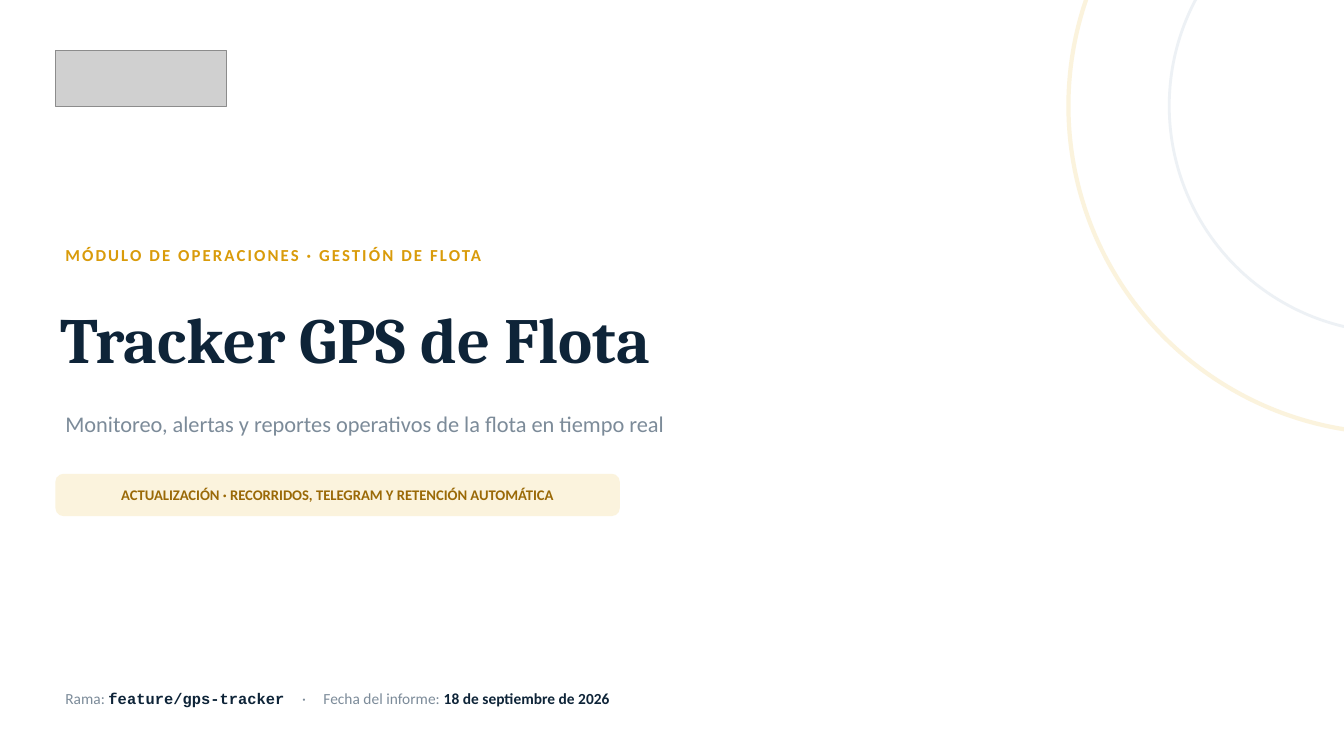
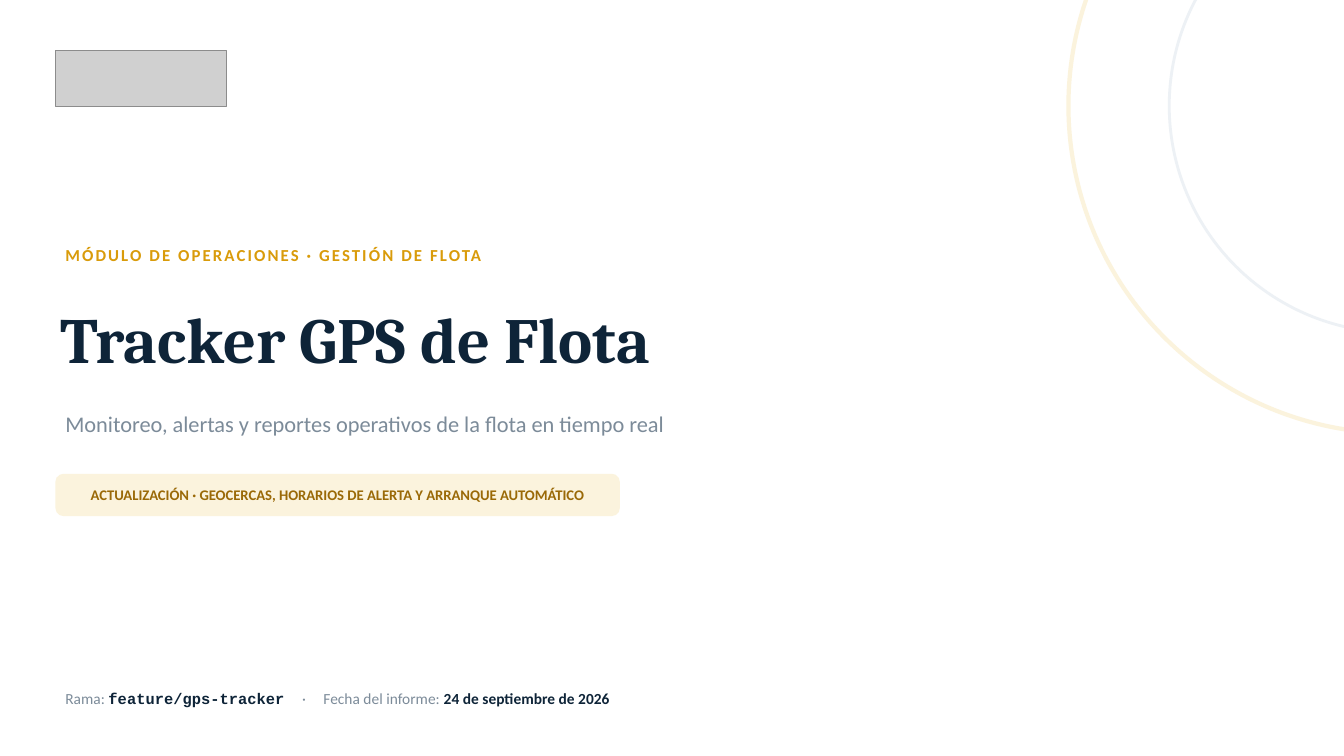
Before and after one commit to MIGUELLUCHO1111/LUCHOO, a slide deck: slide 1 of informes/Tracker_GPS_de_Flota.pptx. Drawn at 1344x756 pixels with LibreOffice and Linux fonts; fonts in the diff are those of the drawing; grey boxes stand for pictures. Boxes give left, top, right and bottom in pixels: in the first picture for what was removed or moved away, otherwise in the second. Text is boxed around its words. In the diff, an @@ line names an element or a change of style, - is before the commit and + after.

```diff
--- a/informes/Tracker_GPS_de_Flota.pptx
+++ b/informes/Tracker_GPS_de_Flota.pptx
@@ text at [91,488,584,502]: text changed @@
-ACTUALIZACIÓN · RECORRIDOS, TELEGRAM Y RETENCIÓN AUTOMÁTICA
+ACTUALIZACIÓN · GEOCERCAS, HORARIOS DE ALERTA Y ARRANQUE AUTOMÁTICO
@@ text at [65,692,609,708]: text changed @@
-Rama: feature/gps-tracker · Fecha del informe: 18 de septiembre de 2026
+Rama: feature/gps-tracker · Fecha del informe: 24 de septiembre de 2026
```
Also in this commit, not shown: 4 other slides changed, 1 other file.
